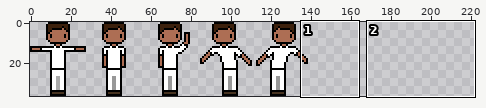
Sprite sheet: Planning/Graphics/Menus/Avatar.png. Above: a wide view before the commit, with the close-up outlined.
Close-up. Before the edit:
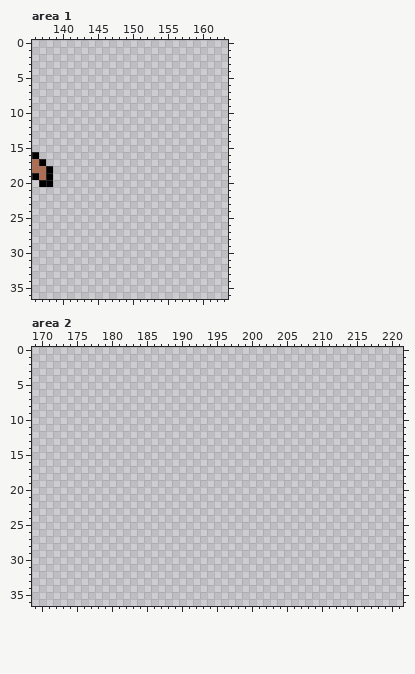
The file is 280x37 pixels. Shown: area 1: x 136..163, y 0..36; area 2: x 169..221, y 0..36. The wide view leaves out empty margins.
Now the later version:
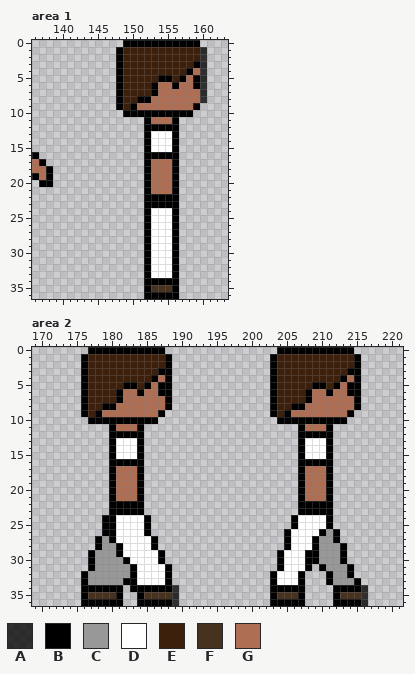
Palette (. is transparent): A #000000c5  B #000000  C #989898  D #ffffff  E #3c200c  F #46321f  G #ad6e54
The exact change:
Area 1:
y 0: x 149..159 ........... -> BBBBBBBBBBB
y 1..2: x 148..160 ............. -> BEEEEEEEEEEEA
y 3: x 148..160 ............. -> BEEEEEEEEEEBA
y 4: x 148..160 ............. -> BEEEEEEEEEBGA
y 5: x 148..160 ............. -> BEEEEEBBEBGBA
y 6: x 148..160 ............. -> BEEEEBGGBGGBA
y 7: x 148..160 ............. -> BEEEEBGGGGGGA
y 8: x 148..160 ............. -> BEEBBGGGGGGGA
y 9: x 148..159 ............ -> BEBGGGGGGGGB
y 10: x 149..158 .......... -> BBBBBBBBBB
y 11: x 152..156 ..... -> BGGGB
y 12: x 152..156 ..... -> BBBBB
y 13..15: x 152..156 ..... -> BDDDB
y 16: x 152..156 ..... -> BBBBB
y 17..21: x 152..156 ..... -> BGGGB
y 22..23: x 152..156 ..... -> BBBBB
y 24..33: x 152..156 ..... -> BDDDB
y 34: x 152..156 ..... -> BBBBB
y 35: x 152..156 ..... -> BFFFB
y 36: x 152..156 ..... -> BBBBB
Area 2:
y 0: x 177..187 ........... -> BBBBBBBBBBB; x 204..214 ........... -> BBBBBBBBBBB
y 1..2: x 176..188 ............. -> BEEEEEEEEEEEB; x 203..215 ............. -> BEEEEEEEEEEEB
y 3: x 176..188 ............. -> BEEEEEEEEEEBB; x 203..215 ............. -> BEEEEEEEEEEBB
y 4: x 176..188 ............. -> BEEEEEEEEEBGB; x 203..215 ............. -> BEEEEEEEEEBGB
y 5: x 176..188 ............. -> BEEEEEBBEBGBB; x 203..215 ............. -> BEEEEEBBEBGBB
y 6: x 176..188 ............. -> BEEEEBGGBGGBB; x 203..215 ............. -> BEEEEBGGBGGBB
y 7: x 176..188 ............. -> BEEEEBGGGGGGB; x 203..215 ............. -> BEEEEBGGGGGGB
y 8: x 176..188 ............. -> BEEBBGGGGGGGB; x 203..215 ............. -> BEEBBGGGGGGGB
y 9: x 176..187 ............ -> BEBGGGGGGGGB; x 203..214 ............ -> BEBGGGGGGGGB
y 10: x 177..186 .......... -> BBBBBBBBBB; x 204..213 .......... -> BBBBBBBBBB
y 11: x 180..184 ..... -> BGGGB; x 207..211 ..... -> BGGGB
y 12: x 180..184 ..... -> BBBBB; x 207..211 ..... -> BBBBB
y 13..15: x 180..184 ..... -> BDDDB; x 207..211 ..... -> BDDDB
y 16: x 180..184 ..... -> BBBBB; x 207..211 ..... -> BBBBB
y 17..21: x 180..184 ..... -> BGGGB; x 207..211 ..... -> BGGGB
y 22..23: x 180..184 ..... -> BBBBB; x 207..211 ..... -> BBBBB
y 24..25: x 179..185 ....... -> BBDDDDB; x 206..211 ...... -> BDDDDB
y 26: x 179..185 ....... -> BBDDDDB; x 205..212 ........ -> BDDDDBCB
y 27: x 178..186 ......... -> BCBDDDDDB; x 205..212 ........ -> BDDDBCCB
y 28: x 178..186 ......... -> BCCBDDDDB; x 205..213 ......... -> BDDDBCCCB
y 29: x 177..187 ........... -> BCCCBDDDDDB; x 204..213 .......... -> BDDDBBCCCB
y 30: x 177..187 ........... -> BCCCCBDDDDB; x 204..213 .......... -> BDDDBBCCCB
y 31: x 177..188 ............ -> BCCCCCBDDDDB; x 204..208 ..... -> BDDDB; x 210..214 ..... -> BCCCB
y 32: x 176..188 ............. -> BCCCCCCBDDDDB; x 203..207 ..... -> BDDDB; x 211..214 .... -> BCCB
y 33: x 176..188 ............. -> BCCCCCBBDDDDB; x 203..207 ..... -> BDDDB; x 211..215 ..... -> BCCCB
y 34: x 176..181 ...... -> BBBBBB; x 183..189 ....... -> BBBBBBA; x 203..207 ..... -> BBBBB; x 212..216 ..... -> BBBBA
y 35: x 176..181 ...... -> BFFFFB; x 184..189 ...... -> BFFFFA; x 203..207 ..... -> BFFFB; x 212..216 ..... -> BFFFA
y 36: x 176..181 ...... -> BBBBBB; x 184..189 ...... -> BBBBBA; x 203..207 ..... -> BBBBB; x 212..216 ..... -> BBBBA
